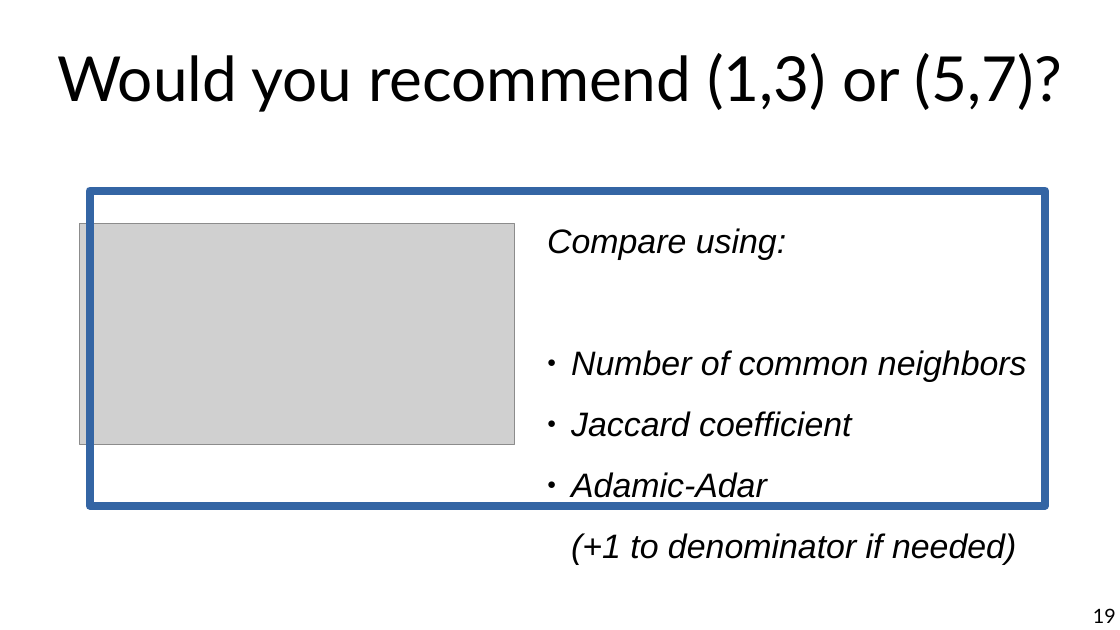
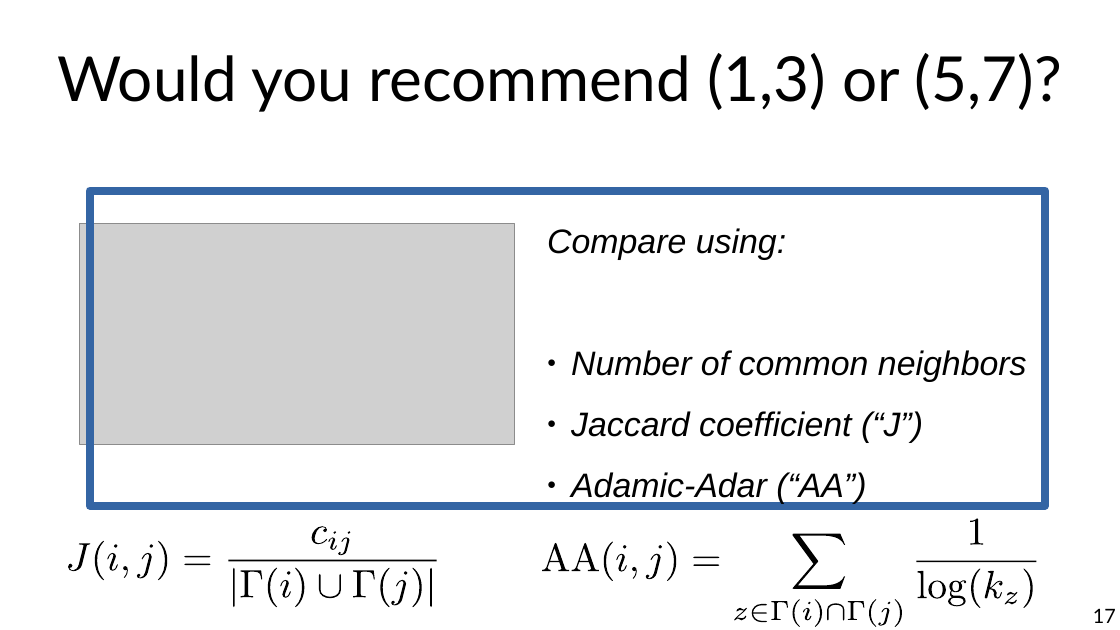
Before and after one commit to chatox/networks-science-course, a slide deck: slide 17 of theory/tt07_link_formation_mechanisms.odp (slide 19 before the commit). Drawn at 1120x630 pixels with LibreOffice and Linux fonts; fonts in the diff are those of the drawing; grey boxes stand for pictures. Boxes give left, top, right and bottom in pixels: in the first picture for what was removed or moved away, otherwise in the second. Text is boxed around its words. In the diff, an @@ line names an element or a change of style, - is before the commit and + after.

```diff
--- a/theory/tt07_link_formation_mechanisms.odp
+++ b/theory/tt07_link_formation_mechanisms.odp
@@ text in rectangle at (571,411,1016,565): text changed @@
-● Jaccard coefficient
-● Adamic-Adar
-  (+1 to denominator if needed)
+● Jaccard coefficient (“J”)
+● Adamic-Adar (“AA”)
+  (+1 to denominator if needed)
@@ group added at (65,526,437,608): 23 freeform shapes @@
@@ group added at (541,518,1037,627): 30 freeform shapes @@
@@ page number at (1093,608,1116,623): text changed @@
-19
+17
```
Also in this commit, not shown: 5 other slides changed, 1 slide added.
